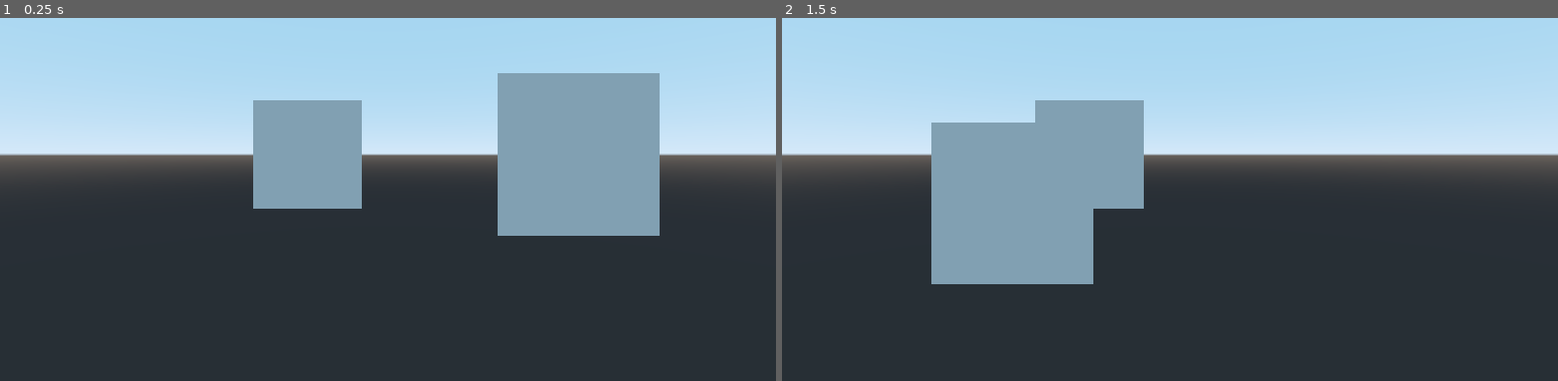
Above: before the commit, frames 1-2 (left to right).
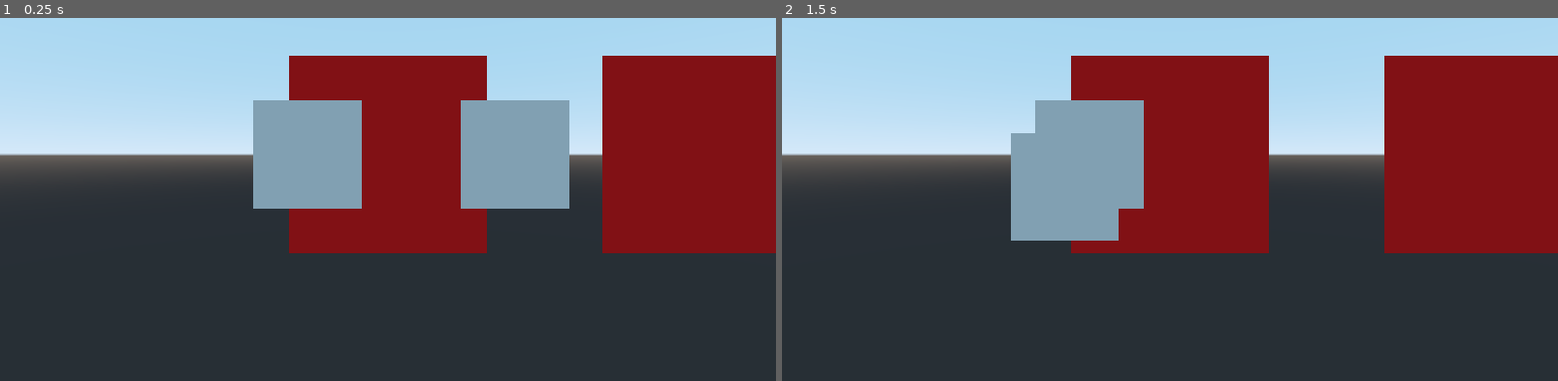
Above: after the commit, the same moments.

Repository: Hypesio/GGJ_2023
Game: Godot game, scene res://src/genealogie/GenealogieTree.tscn
The game is run twice, just before and just after one commit, with the same random seed, the same clock (stepped at 60 frames per second) and the same inputs. This scene is started directly instead of the project's main scene.
Inputs (mouse positions are in pixels of both pictures, inside the frame that each line leads up to):
- Up to frame 1 (0.25 s): no input
- Up to frame 2 (1.5 s): tap Enter at 0.5 s; move the mouse to (1340, 130) at 0.52 s; press the mouse at (1340, 130) at 0.53 s; hold D (movement_right) 0.53-1.28 s; tap Space (movement_jump) at 0.77, 1.25 s; move the mouse to (1014, 177) at 1.27 s; release the mouse at (1014, 177) at 1.28 s; hold S (movement_backward) from 1.28 s (still down); click (1014, 177) at 1.35 s

The runs differ from the first frame. In frame 1, 27% of the frame differs, in the area x 37-100%, y 10-65%; in frame 2, 29%, in the area x 19-100%, y 10-74%.

Commit message:
Finish tree logic

Diff:
--- a/project.godot
+++ b/project.godot
@@ -55,18 +55,11 @@
 "events": [ Object(InputEventKey,"resource_local_to_scene":false,"resource_name":"","device":0,"alt":false,"shift":false,"control":false,"meta":false,"command":false,"pressed":false,"scancode":0,"physical_scancode":32,"unicode":0,"echo":false,"script":null)
  ]
 }
-interact={
-"deadzone": 0.5,
-"events": [ Object(InputEventMouseButton,"resource_local_to_scene":false,"resource_name":"","device":0,"alt":false,"shift":false,"control":false,"meta":false,"command":false,"button_mask":0,"position":Vector2( 0, 0 ),"global_position":Vector2( 0, 0 ),"factor":1.0,"button_index":1,"pressed":false,"doubleclick":false,"script":null)
-, Object(InputEventKey,"resource_local_to_scene":false,"resource_name":"","device":0,"alt":false,"shift":false,"control":false,"meta":false,"command":false,"pressed":false,"scancode":0,"physical_scancode":69,"unicode":0,"echo":false,"script":null)
- ]
-}
 
 [layer_names]
 
 3d_physics/layer_1="player"
 3d_physics/layer_2="playground"
-3d_physics/layer_3="object"
 
 [physics]
 
--- a/src/genealogie/GenealogieTree.tscn
+++ b/src/genealogie/GenealogieTree.tscn
@@ -1,14 +1,29 @@
-[gd_scene load_steps=2 format=2]
+[gd_scene load_steps=4 format=2]
 
 [ext_resource path="res://src/genealogie/Picture.tscn" type="PackedScene" id=1]
+[ext_resource path="res://src/genealogie/GenealogieTreeBehaviour.gd" type="Script" id=2]
+[ext_resource path="res://src/genealogie/PicturePlaceholder.tscn" type="PackedScene" id=3]
 
 [node name="GenealogieTree" type="Spatial"]
+script = ExtResource( 2 )
+goal_order_pictures = [ 0, 1 ]
+pictures_path = [ NodePath("Picture"), NodePath("Picture2") ]
+placeholder_path = [ NodePath("Placeholder"), NodePath("Placeholder2") ]
 
 [node name="Picture" parent="." instance=ExtResource( 1 )]
-transform = Transform( -1, 0, -8.74228e-08, 0, 1, 0, 8.74228e-08, 0, -1, -1.175, 0, 2 )
+transform = Transform( -1, 0, -8.74228e-08, 0, 1, 0, 8.74228e-08, 0, -1, -1.175, 0, 3 )
 
 [node name="Picture2" parent="." instance=ExtResource( 1 )]
 transform = Transform( -1, 0, -8.74228e-08, 0, 1, 0, 8.74228e-08, 0, -1, 0.745, 0, 3 )
 
 [node name="Camera" type="Camera" parent="."]
 transform = Transform( -1, 0, -8.74228e-08, 0, 1, 0, 8.74228e-08, 0, -1, 0, 0, 0 )
+
+[node name="Placeholder" parent="." instance=ExtResource( 3 )]
+transform = Transform( -1, 0, -8.74228e-08, 0, 1, 0, 8.74228e-08, 0, -1, -3.15931, 0, 3.27162 )
+
+[node name="Placeholder2" parent="." instance=ExtResource( 3 )]
+transform = Transform( -1, 0, -8.74228e-08, 0, 1, 0, 8.74228e-08, 0, -1, 0, 0, 3.27162 )
+
+[editable path="Picture"]
+[editable path="Picture2"]
--- /dev/null
+++ b/src/genealogie/GenealogieTreeBehaviour.gd
@@ -0,0 +1,79 @@
+extends Spatial
+
+export var min_distance_to_snap = 1.0
+export var z_picture_distance_from_wall = 0.02
+export var goal_order_pictures: Array = []
+
+var picture_selected = null
+export var pictures_path: Array = []
+var pictures_body = []
+var pictures_signal = []
+var previous_mouse_position = null
+
+export var placeholder_path: Array = []
+var placeholder_nodes: Array = []
+var placeholder_picture_in: Array = []
+
+export var mouse_speed = 0.005
+
+# Called when the node enters the scene tree for the first time.
+func _ready():
+	for i in range(0, len(pictures_path)) :
+		pictures_body.append(get_node(pictures_path[i]))
+		pictures_body[i].connect("on_selected", self, "on_picture_selected", [i])
+
+	for i in range(0, len(placeholder_path)) :
+		placeholder_nodes.append(get_node(placeholder_path[i]))
+		placeholder_picture_in.append(-1)
+
+
+func on_picture_selected(_event, picture_id):
+	picture_selected = picture_id
+
+	# Picture out of the placeholder
+	var index = placeholder_picture_in.find(picture_id, 0)
+	if (index != -1) :
+		placeholder_picture_in[index] = -1
+
+func check_end() :
+	var is_correct = true
+	for i in range(0, len(goal_order_pictures)) :
+		if (goal_order_pictures[i] != placeholder_picture_in[i]) :
+			is_correct = false
+			break;
+	if is_correct :
+		print("The Tree is completed !")
+
+
+
+func on_picture_released(picture_id) :
+	var min_distance = -1
+	var closest_placeholder = 0
+	for i in range(0, len(placeholder_nodes)) :
+		var dist = placeholder_nodes[i].translation.distance_to(pictures_body[picture_id].translation)
+		if (min_distance == -1 || dist < min_distance) :
+			min_distance = dist
+			closest_placeholder = i
+
+	# Snap on placeholder only if the place is free
+	if (min_distance < min_distance_to_snap && placeholder_picture_in[closest_placeholder] == -1) :
+		print("Snap picture ", picture_id, " on ", closest_placeholder)
+		pictures_body[picture_id].translation = placeholder_nodes[closest_placeholder].translation
+		pictures_body[picture_id].translation.z -= z_picture_distance_from_wall
+		placeholder_picture_in[closest_placeholder] = picture_id
+
+		check_end()
+
+
+
+func _process(_delta):
+	var click_position = get_viewport().get_mouse_position()
+	if picture_selected != null && Input.is_mouse_button_pressed(1): # Left click
+		if (previous_mouse_position != null) :
+			var direction_move = previous_mouse_position - click_position
+			pictures_body[picture_selected].translation += Vector3(direction_move.x, direction_move.y, 0) * mouse_speed
+	elif picture_selected != null :
+		on_picture_released(picture_selected)
+		picture_selected = null
+
+	previous_mouse_position = click_position
--- a/src/genealogie/PictureBehaviour.gd
+++ b/src/genealogie/PictureBehaviour.gd
@@ -1,24 +1,15 @@
 extends Spatial
+
+signal on_selected(event)
 
 var is_selected = false
 var previous_mouse_position = null
-var mouse_speed = 0.005
 
 func _ready():
 	var body = $PhotoTree/KinematicBody
 	body.connect("input_event", self, "on_input_event")
 
 # Call on click
-func on_input_event(camera, event, click_position, click_normal, shape_idx):
+func on_input_event(_camera, event, _click_position, _click_normal, _shape_idx):
 	if event.is_pressed()  :
-		is_selected = true
-
-func _process(delta):
-	if is_selected && Input.is_mouse_button_pressed(1): # Left click
-		var click_position = get_viewport().get_mouse_position()
-		if (previous_mouse_position != null) :
-			var direction_move = previous_mouse_position - click_position
-			translation += Vector3(direction_move.x, direction_move.y, 0) * mouse_speed
-		previous_mouse_position = click_position
-	elif is_selected :
-		is_selected = false
+		emit_signal("on_selected", event)
--- a/src/genealogie/PicturePlaceholder.tscn
+++ b/src/genealogie/PicturePlaceholder.tscn
@@ -6,7 +6,7 @@
 vertex_color_use_as_albedo = true
 albedo_color = Color( 1, 0, 0, 1 )
 
-[node name="Spatial" type="Spatial"]
+[node name="Placeholder" type="Spatial"]
 
 [node name="MeshInstance" type="MeshInstance" parent="."]
 transform = Transform( 1, 0, 0, 0, -4.37114e-08, -1, 0, 1, -4.37114e-08, 0, 0, 0 )
